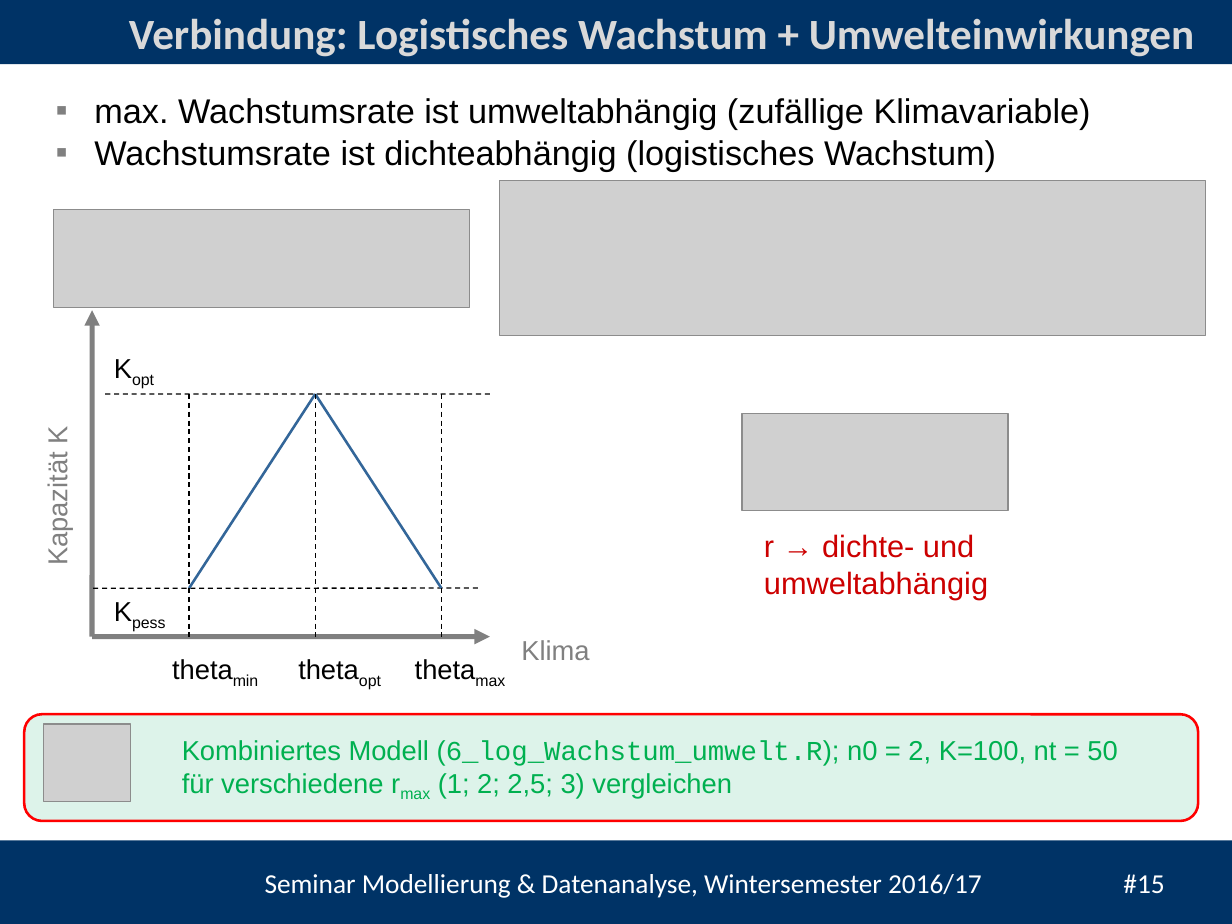
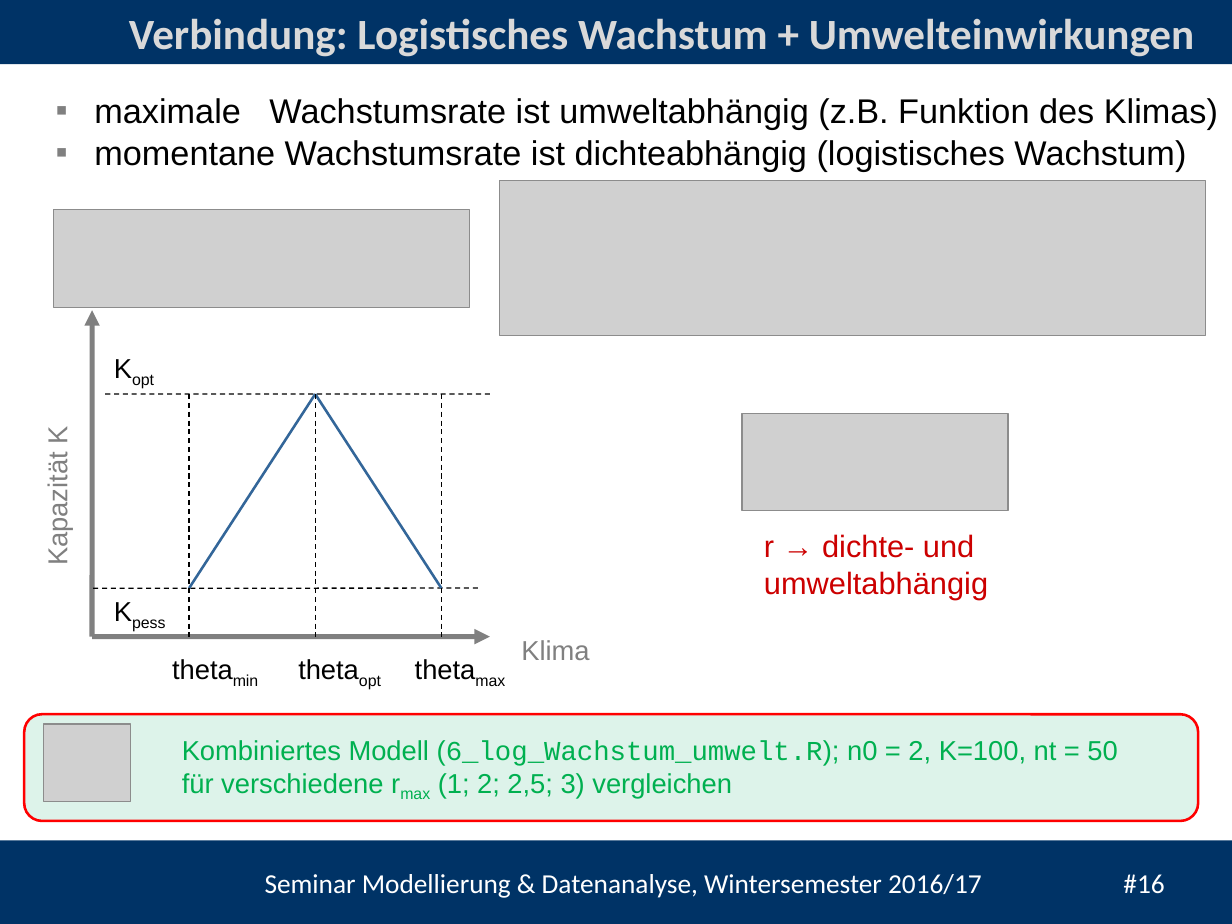
Before and after one commit to heistermann/Einf_Modellierung, a slide deck: slide 16 of Termin_2/Termin_5_Populationsmodelle.pptx (slide 15 before the commit). Drawn at 1232x924 pixels with LibreOffice and Linux fonts; fonts in the diff are those of the drawing; grey boxes stand for pictures; background and template pictures are left out. Boxes give left, top, right and bottom in pixels: in the first picture for what was removed or moved away, otherwise in the second. Text is boxed around its words. In the diff, an @@ line names an element or a change of style, - is before the commit and + after.

```diff
--- a/Termin_2/Termin_5_Populationsmodelle.pptx
+++ b/Termin_2/Termin_5_Populationsmodelle.pptx
@@ text at (x1=94, y1=98, x2=1218, y2=171): text changed @@
-▪ max. Wachstumsrate ist umweltabhängig (zufällige Klimavariable)
-▪ Wachstumsrate ist dichteabhängig (logistisches Wachstum)
+▪ maximale Wachstumsrate ist umweltabhängig (z.B. Funktion des Klimas)
+▪ momentane Wachstumsrate ist dichteabhängig (logistisches Wachstum)
@@ text at (x1=265, y1=874, x2=1164, y2=898): text changed @@
-Seminar Modellierung & Datenanalyse, Wintersemester 2016/17 #15
+Seminar Modellierung & Datenanalyse, Wintersemester 2016/17 #16
```
Also in this commit, not shown: 9 other slides changed, 1 slide added, 6 other files.
